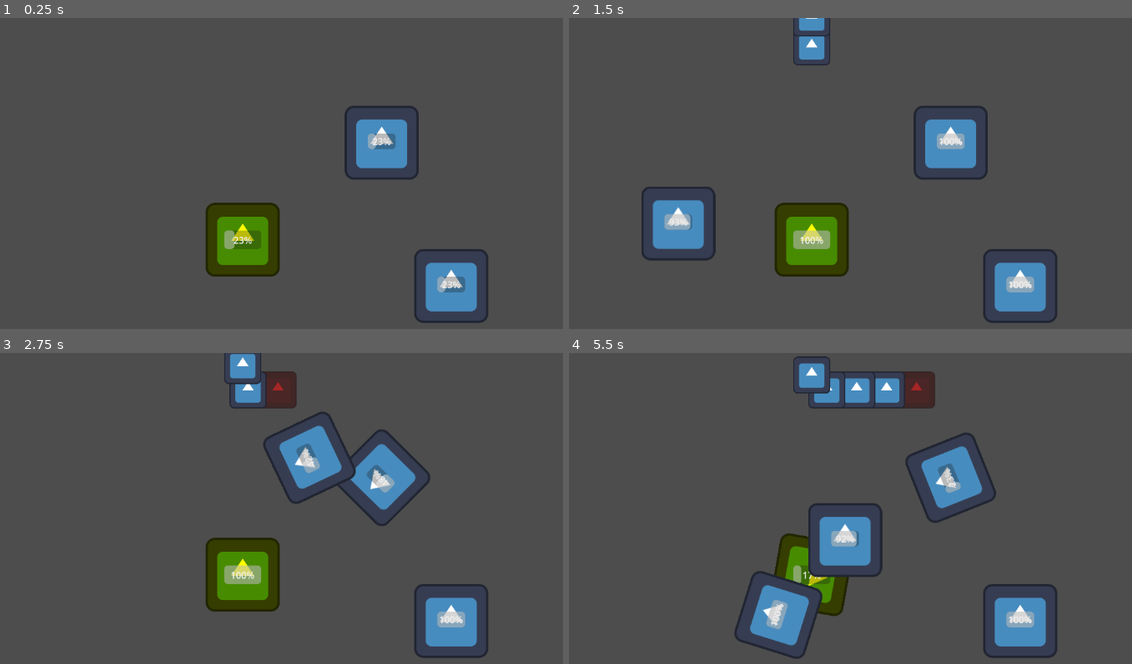
Above: before the commit, frames 1-4 (two rows, left to right).
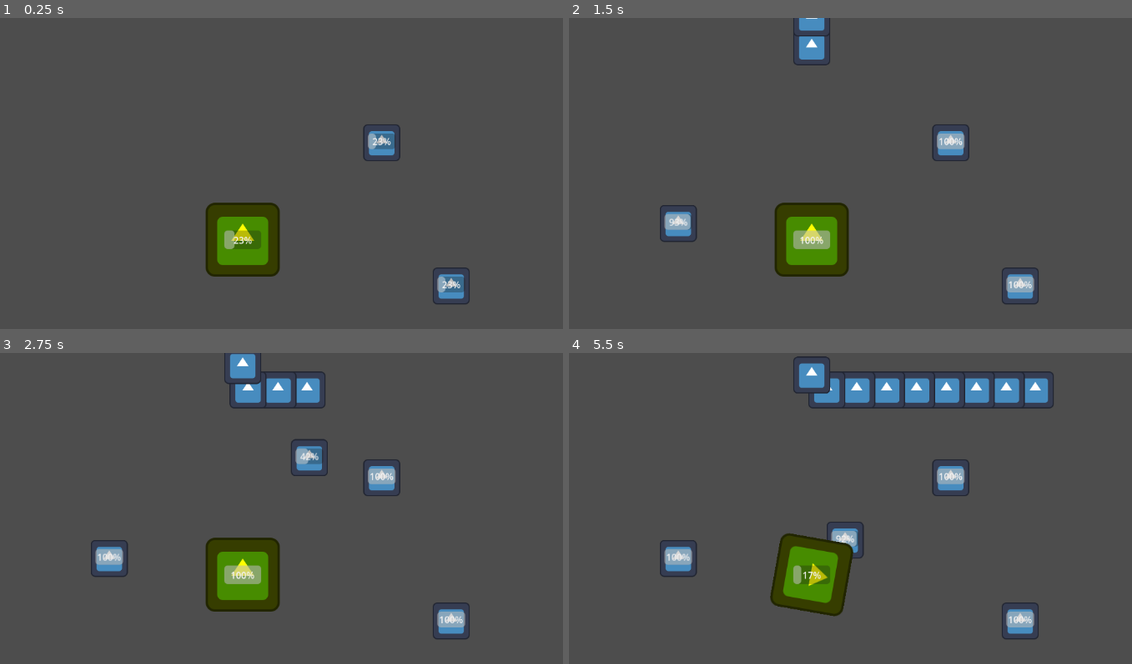
Above: after the commit, the same moments.

Repository: wickidie/SpinTD
Game: Godot game, scene res://cricle_map.tscn
Same seed, same stepped clock (60 frames per second), same inputs: the game is played once before the commit and once after it. The engine's default icon, where the game draws it, is replaced by a stand-in: a white triangle on a blue panel in a dark square.
Inputs (mouse positions are in pixels of both pictures, inside the frame that each line leads up to):
- Up to frame 1 (0.25 s): no input
- Up to frame 2 (1.5 s): tap Enter at 0.5 s; move the mouse to (811, 238) at 0.52 s; hold 1 (1) 0.53-1.28 s; click (811, 238) at 0.8 s; move the mouse to (675, 223) at 1.27 s; click (675, 223) at 1.35 s
- Up to frame 3 (2.75 s): right-click (106, 558) at 1.55 s; move the mouse to (309, 458) at 2.02 s; hold Right mouse button (RMB) from 2.03 s (still down); click (309, 458) at 2.17 s; tap 1 (1) at 2.3 s
- Up to frame 4 (5.5 s): move the mouse to (777, 614) at 2.77 s; release Right mouse button (RMB) at 2.78 s; tap 1 (1) at 2.85, 4.55 s; click (777, 614) at 3.05 s; move the mouse to (1013, 595) at 3.52 s; press the mouse at (1013, 595) at 3.53 s; right-click (1013, 595) at 3.8 s; move the mouse to (614, 483) at 4.27 s; release the mouse at (614, 483) at 4.28 s; right-click (614, 483) at 4.35 s; click (614, 483) at 4.42 s; move the mouse to (844, 539) at 5.02 s; hold 1 (1) from 5.03 s (still down); click (844, 539) at 5.3 s

The runs differ from the first frame. In frame 1, 3.1% of the frame differs, in the area x 61-87%, y 28-99%; in frame 2, 4.7%; in frame 3, 6.6%; in frame 4, 10%, in the area x 16-87%, y 5-99%.

Commit message:
attempt to fix illegal building

Diff:
--- a/cricle_map.gd
+++ b/cricle_map.gd
@@ -28,6 +28,7 @@
 }
 # Called when the node enters the scene tree for the first time.
 func _ready():
+	#Engine.time_scale = 0.1
 	print("Number of Waves : ", wave_list.size())
 	wave_interval.start()
 	pass
--- a/cricle_map.tscn
+++ b/cricle_map.tscn
@@ -12,6 +12,7 @@
 point_count = 8
 
 [node name="CricleMap" type="Node2D"]
+y_sort_enabled = true
 script = ExtResource("1_wa886")
 
 [node name="WaveInterval" type="Timer" parent="."]
--- a/enemy/test_enemy.gd
+++ b/enemy/test_enemy.gd
@@ -1,4 +1,4 @@
-extends PathFollow2D
+class_name Enemy extends PathFollow2D
 
 @export var speed: float = 100
 @onready var hitbox: Area2D = $Hitbox
--- a/player/player.gd
+++ b/player/player.gd
@@ -1,41 +1,72 @@
-extends Node2D
+class_name Player extends Node2D
 
-@onready var TEST_TOWER = preload("res://tower/test_tower.tscn")
+@onready var TEST_TOWER: PackedScene = preload("res://tower/test_tower.tscn")
+@onready var build_cd: Timer = $BuildCD
 
 signal building_prepared
+signal building_selected
 
-var building
+var building: Tower
+var building_pos: Vector2
+var selected_building: Tower = null
 var is_building: bool = false
+var can_build: bool = true
+var speed = 100
 
-func _process(delta):
+func _physics_process(delta):
 	if (is_building):
 		show_build()
 
 func show_build():
 	building.position = get_global_mouse_position()
+	#building.position.x = move_toward(building.position.x, get_global_mouse_position().x, 0.16 * speed)
+	#building.position.y = move_toward(building.position.y, get_global_mouse_position().y, 0.16 * speed)
 
 func build():
-	building.position = get_global_mouse_position()
+	print("\nPlayer Before : ",building.can_build_here)
+	await building.check_build_space()
+	print("Player After : ",building.can_build_here)
+	if (building.can_build_here):
+		#building_pos = get_global_mouse_position()
+		building.position = building.position
+		building.placed.emit()
+		print("Click In build() : ", building.can_build_here)
+		print("Builded : ", building, "\n")
+		is_building = false
+		building = null
+		can_build = false
+		build_cd.start()
 
 func cancel_build():
+	#if (not building.can_build_here):
 	building.queue_free()
+	is_building = false
+	building = null
 
 func _unhandled_key_input(event: InputEvent) -> void:
-	if (Input.is_action_pressed("1")):
+	if (Input.is_action_pressed("1") and can_build):
 		if (not building):
 			building = TEST_TOWER.instantiate()
+			building.is_selected = true
 			get_parent().add_child(building)
 		is_building = true
 	pass
 
 func _unhandled_input(event):
-	if (event.is_action_pressed("LMB") and is_building and building.can_build_here):
+	if (event.is_action_pressed("LMB") and is_building):
 		build()
-		building.placed()
-		is_building = false
-		building = null
+
 	elif (event.is_action_pressed("RMB") and is_building):
 		cancel_build()
-		is_building = false
-		building = null
+
+	if (event.is_action_pressed("LMB") and selected_building != null):
+		print("Unselect : ", selected_building)
+		selected_building.unselected.emit()
+		selected_building = null
 	pass
+
+func _on_build_cd_timeout():
+	print("BOOM")
+	can_build = true
+	build_cd.stop()
+	pass # Replace with function body.
--- a/player/player.tscn
+++ b/player/player.tscn
@@ -4,3 +4,8 @@
 
 [node name="Player" type="Node2D"]
 script = ExtResource("1_tqoa7")
+
+[node name="BuildCD" type="Timer" parent="."]
+wait_time = 0.2
+
+[connection signal="timeout" from="BuildCD" to="." method="_on_build_cd_timeout"]
--- a/spinner/spinner.gd
+++ b/spinner/spinner.gd
@@ -1,10 +1,10 @@
-extends Node2D
+class_name Spinner extends Node2D
 
-@onready var cooldown = $Cooldown
-@onready var progress_bar = $ProgressBar
-@onready var animation_player = $AnimationPlayer
-@onready var sfx_spin = $SfxSpin
-@onready var sfx_jackpot = $SfxJackpot
+@onready var cooldown: Timer = $Cooldown
+@onready var progress_bar: ProgressBar = $ProgressBar
+@onready var animation_player: AnimationPlayer = $AnimationPlayer
+@onready var sfx_spin: AudioStreamPlayer2D = $SfxSpin
+@onready var sfx_jackpot: AudioStreamPlayer2D = $SfxJackpot
 
 var loot_table: Dictionary = {
 	"large_gold" : {
--- a/spinner/spinner.tscn
+++ b/spinner/spinner.tscn
@@ -7,6 +7,21 @@
 
 [sub_resource type="RectangleShape2D" id="RectangleShape2D_1055m"]
 size = Vector2(128, 128)
+
+[sub_resource type="Animation" id="Animation_bwtup"]
+length = 0.001
+tracks/0/type = "value"
+tracks/0/imported = false
+tracks/0/enabled = true
+tracks/0/path = NodePath("Sprite2D:rotation")
+tracks/0/interp = 1
+tracks/0/loop_wrap = true
+tracks/0/keys = {
+"times": PackedFloat32Array(0),
+"transitions": PackedFloat32Array(1),
+"update": 0,
+"values": [0.0]
+}
 
 [sub_resource type="Animation" id="Animation_q2bh0"]
 resource_name = "spinner_spinning"
@@ -23,21 +38,6 @@
 "values": [0.0, 3.14159, 6.28319]
 }
 
-[sub_resource type="Animation" id="Animation_bwtup"]
-length = 0.001
-tracks/0/type = "value"
-tracks/0/imported = false
-tracks/0/enabled = true
-tracks/0/path = NodePath("Sprite2D:rotation")
-tracks/0/interp = 1
-tracks/0/loop_wrap = true
-tracks/0/keys = {
-"times": PackedFloat32Array(0),
-"transitions": PackedFloat32Array(1),
-"update": 0,
-"values": [0.0]
-}
-
 [sub_resource type="AnimationLibrary" id="AnimationLibrary_hq8fb"]
 _data = {
 "RESET": SubResource("Animation_bwtup"),
@@ -47,7 +47,7 @@
 [node name="Spinner" type="Node2D"]
 script = ExtResource("1_h18x4")
 
-[node name="Area2D" type="Area2D" parent="."]
+[node name="Area2D" type="Area2D" parent="." groups=["Tower"]]
 
 [node name="CollisionShape2D" type="CollisionShape2D" parent="Area2D"]
 shape = SubResource("RectangleShape2D_1055m")
--- a/tower/test_projectile.gd
+++ b/tower/test_projectile.gd
@@ -1,4 +1,4 @@
-extends CharacterBody2D
+class_name Bullet extends CharacterBody2D
 
 @onready var timer: Timer = $Timer
 @onready var hitbox: Area2D = $Area2D
--- a/tower/test_tower.gd
+++ b/tower/test_tower.gd
@@ -1,17 +1,24 @@
-extends Node2D
+class_name Tower extends Node2D
 
 signal enemy_spotted(enemy)
+signal placed
+signal selected
+signal unselected
+signal build_area_cleared
 
-@onready var TEST_PROJECTILE = preload("res://tower/test_projectile.tscn")
+@onready var TEST_PROJECTILE: PackedScene = preload("res://tower/test_projectile.tscn")
 @onready var marker_2d: Marker2D = $Marker2D
 @onready var timer: Timer = $Timer
-@onready var tower_collision = $TowerArea/TowerCollision
+@onready var tower_collision: CollisionShape2D = $TowerArea/TowerCollision
+@onready var tower_range = $Range/TowerRange
 @onready var tower_area: Area2D = $TowerArea
 @onready var reload_bar: ProgressBar = $ReloadBar
 
 var attack_speed: float = 1
 var can_shoot: bool = false
 var can_build_here: bool = true
+var is_placed: bool = false
+var is_selected: bool = false
 var build_obstacle: Array
 var target_list: Array
 var target_list_progress: Array
@@ -22,6 +29,11 @@
 var target_first_progress: float
 
 func _ready():
+	placed.connect(tower_placed)
+	selected.connect(tower_selected)
+	unselected.connect(tower_unselected)
+	tower_range.disabled = true
+	tower_area.input_pickable = false
 	target = self
 	timer.wait_time = attack_speed
 	timer.start()
@@ -35,24 +47,12 @@
 	set_target()
 	pass
 
-func placed():
-	timer.start()
-
 func set_target():
-	#target_list = []
 	target_list_progress = []
 	if (target_list.size() != 0):
 		for enemy in target_list:
 			target_list_progress.append(enemy.progress)
-		#print("Target Found : ", target_list.size())
-		#print("Target List : ", target_list)
-		#print("Target Progress Found : ", target_list.size())
-		#print("Target List Progress: ", target_list_progress)
-		#print("Max : ", target_list_progress.max())
-		#print("Index : ", target_list_progress.find(target_list_progress.max()))
 		target = target_list[target_list_progress.find(target_list_progress.max())]
-		#target = target_list[target_list_progress.find(target_list_progress.min())]
-		#print("Target : ", target, "\n")
 		target.modulate = Color(1, 0, 0, 0.5)
 		turn()
 		if (can_shoot):
@@ -62,16 +62,53 @@
 
 func turn():
 	look_at(target.global_position)
-	#look_at(get_global_mouse_position())
 
 func shoot():
 	timer.start()
-	var bullet = TEST_PROJECTILE.instantiate()
+	var bullet: Bullet = TEST_PROJECTILE.instantiate()
 	get_parent().add_child(bullet)
 	bullet.position = marker_2d.global_position
 	bullet.look_at(target.global_position)
 	bullet.target = target.global_position - global_position
 	can_shoot = false
+
+func debug():
+	print("Target Found : ", target_list.size())
+	print("Target List : ", target_list)
+	print("Target Progress Found : ", target_list.size())
+	print("Target List Progress: ", target_list_progress)
+	print("Max : ", target_list_progress.max())
+	print("Index : ", target_list_progress.find(target_list_progress.max()))
+	print("Target : ", target, "\n")
+
+func tower_placed():
+	tower_range.disabled = false
+	tower_range.visible = false
+	is_placed = true
+	await get_tree().create_timer(0.1).timeout
+	tower_area.input_pickable = true
+	await check_build_space()
+	tower_area.monitoring = false
+
+func tower_selected():
+	tower_range.visible = true
+	is_selected = true
+
+func tower_unselected():
+	tower_range.visible = false
+	is_selected = false
+
+func check_build_space():
+	#print(self, " Before : ", can_build_here)
+	if (tower_area.get_overlapping_areas().is_empty()):
+		build_area_cleared.emit()
+		tower_collision.debug_color = Color(0, 0.6, 0.7, 0.42)
+	else:
+		tower_collision.debug_color = Color(1, 0, 0, 0.5)
+		if (is_placed and is_selected and get_parent().get_node("Player").is_building == false):
+			print(self, " : Overlaped")
+			queue_free()
+	#print(self, " After : ", can_build_here, "\n")
 
 func _on_timer_timeout() -> void:
 	timer.stop()
@@ -91,16 +128,23 @@
 
 func _on_tower_area_area_entered(area):
 	if (area.is_in_group("Tower") or area.is_in_group("Obstacle")):
-		#build_obstacle.append(area)
-		if (tower_area.get_overlapping_areas()):
-			can_build_here = false
-			tower_collision.debug_color = Color(1, 0, 0, 0.5)
+		can_build_here = false
+		check_build_space()
+		pass
 	pass # Replace with function body.
 
 func _on_tower_area_area_exited(area):
 	if (area.is_in_group("Tower") or area.is_in_group("Obstacle")):
-		#build_obstacle.erase(area)
-		if (tower_area.get_overlapping_areas().is_empty()):
-			can_build_here = true
-			tower_collision.debug_color = Color(0, 0.6, 0.7, 0.42)
+		can_build_here = true
+		check_build_space()
+		pass
 	pass # Replace with function body.
+
+func _on_tower_area_input_event(viewport, event, shape_idx):
+	if (Input.is_action_just_pressed("LMB") and is_placed and get_parent().get_node("Player") == null):
+		get_parent().get_node("Player").selected_building = self
+		selected.emit()
+		print("Select : ", self)
+		#print(get_parent().get_node("Player"))
+		#print(get_parent().get_node("Player").selected_building)
+	pass # Replace with function body.
--- a/tower/test_tower.tscn
+++ b/tower/test_tower.tscn
@@ -7,22 +7,24 @@
 radius = 192.167
 
 [sub_resource type="CircleShape2D" id="CircleShape2D_jatt3"]
-radius = 64.0
+radius = 32.0
 
 [node name="TestTower" type="Node2D"]
 script = ExtResource("1_7vwvv")
 
 [node name="Sprite2D" type="Sprite2D" parent="."]
+scale = Vector2(0.5, 0.5)
 texture = ExtResource("1_t3duc")
 
 [node name="Range" type="Area2D" parent="."]
 monitorable = false
 
-[node name="CollisionShape2D" type="CollisionShape2D" parent="Range"]
+[node name="TowerRange" type="CollisionShape2D" parent="Range"]
 rotation = -0.000330579
 shape = SubResource("CircleShape2D_ibm4v")
 
 [node name="TowerArea" type="Area2D" parent="." groups=["Tower"]]
+priority = 5
 
 [node name="TowerCollision" type="CollisionShape2D" parent="TowerArea"]
 shape = SubResource("CircleShape2D_jatt3")
@@ -31,7 +33,7 @@
 target_position = Vector2(64, 0)
 
 [node name="Marker2D" type="Marker2D" parent="."]
-position = Vector2(64, 0)
+position = Vector2(32, 0)
 
 [node name="Timer" type="Timer" parent="."]
 
@@ -47,4 +49,5 @@
 [connection signal="area_exited" from="Range" to="." method="_on_range_area_exited"]
 [connection signal="area_entered" from="TowerArea" to="." method="_on_tower_area_area_entered"]
 [connection signal="area_exited" from="TowerArea" to="." method="_on_tower_area_area_exited"]
+[connection signal="input_event" from="TowerArea" to="." method="_on_tower_area_input_event"]
 [connection signal="timeout" from="Timer" to="." method="_on_timer_timeout"]
